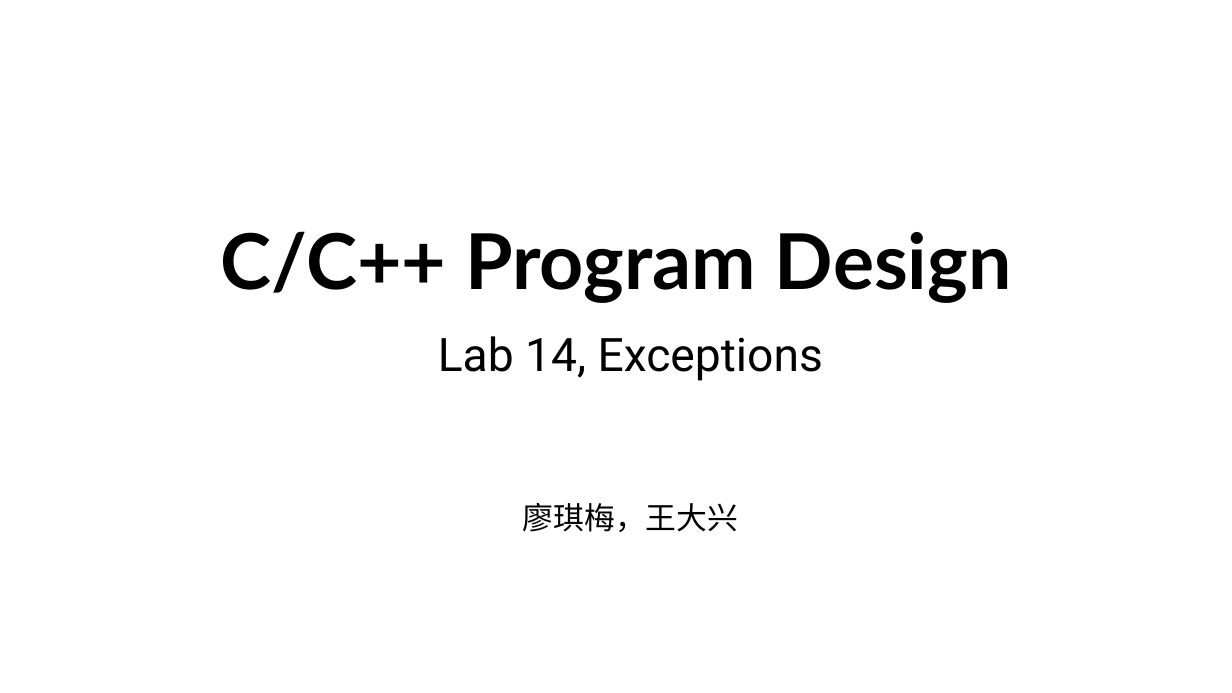
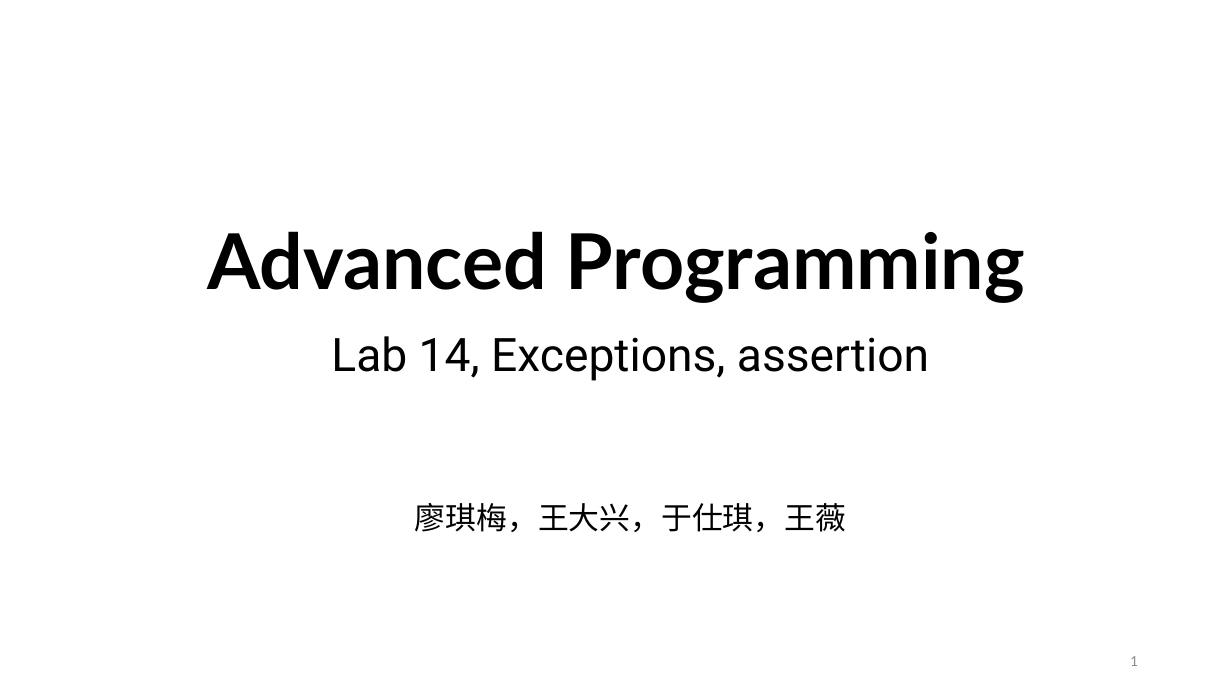
Before and after one commit to ShiqiYu/CPP, a slide deck: slide 1 of week14/Lab14.pptx. Drawn at 1232x693 pixels with LibreOffice and Linux fonts; fonts in the diff are those of the drawing; background and template pictures are left out. Boxes give left, top, right and bottom in pixels: in the first picture for what was removed or moved away, otherwise in the second. Text is boxed around its words. In the diff, an @@ line names an element or a change of style, - is before the commit and + after.

```diff
--- a/week14/Lab14.pptx
+++ b/week14/Lab14.pptx
@@ title at (x1=207, y1=231, x2=1025, y2=303): text changed @@
-C/C++ Program Design
+Advanced Programming
@@ subtitle at (x1=331, y1=336, x2=929, y2=532): text changed @@
-Lab 14, Exceptions
-廖琪梅，王大兴
+Lab 14, Exceptions, assertion
+廖琪梅，王大兴，于仕琪，王薇
@@ page number added at (x1=1130, y1=656, x2=1138, y2=666), 12 pt, text #8C8C8C @@
+1
```
Also in this commit, not shown: 17 other slides changed, 3 slides added, 2 slides removed, 3 other files.
